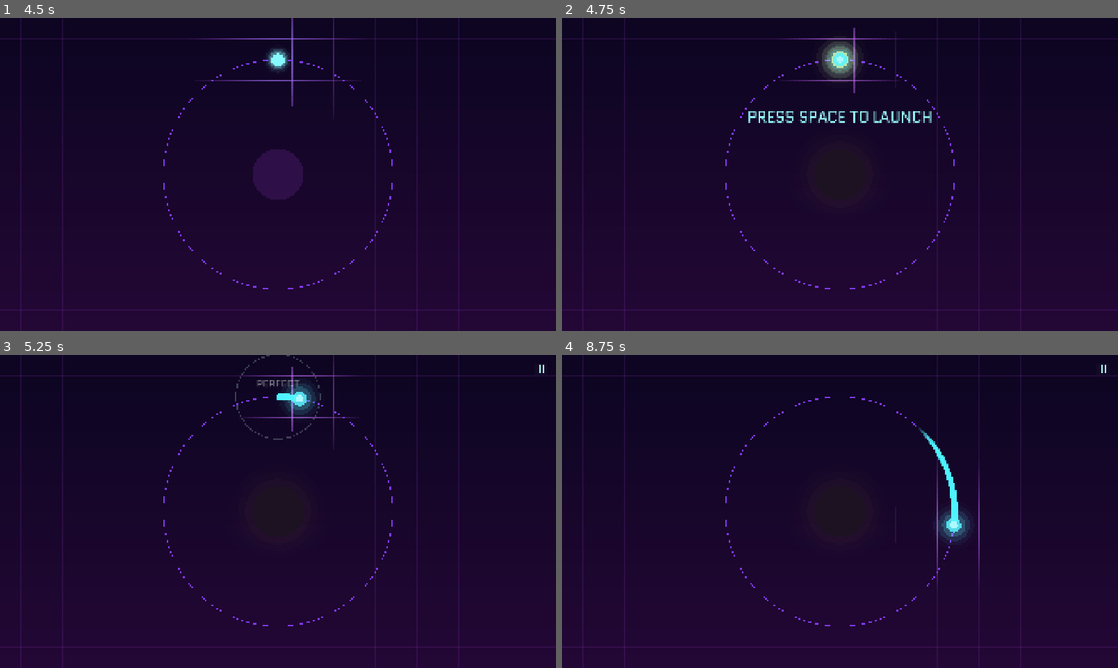
Above: before the commit, frames 1-4 (two rows, left to right).
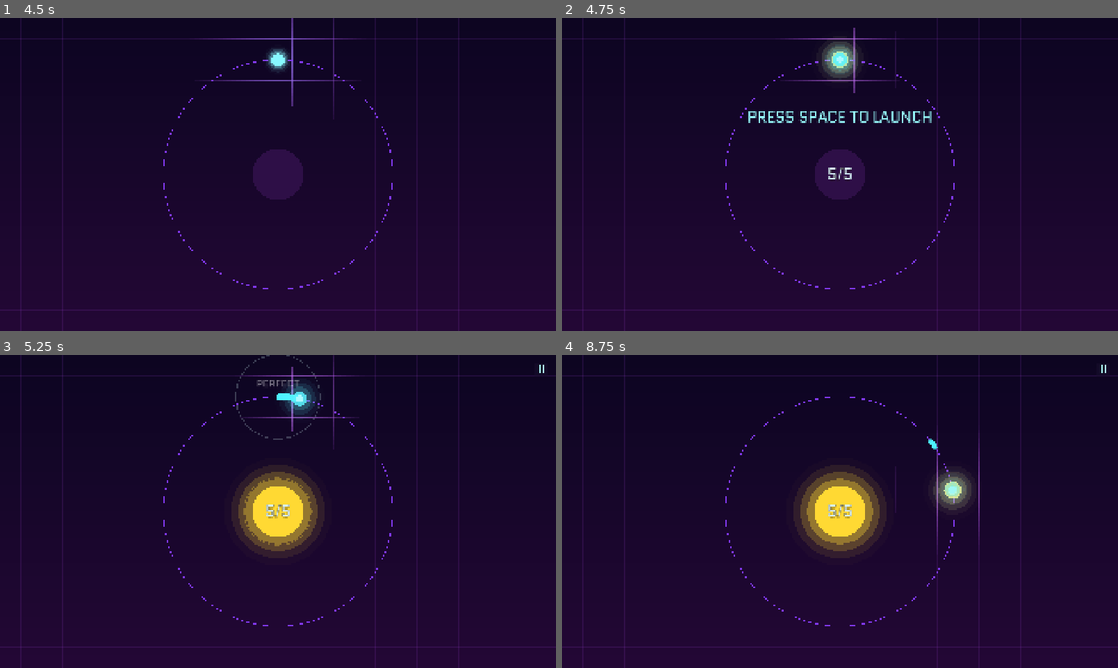
Above: after the commit, the same moments.

Repository: kjbrown-sandbox/juniper-dev-gamejam
Game: Godot game, scene res://MainMenu.tscn
Same seed, same stepped clock (60 frames per second), same inputs: the game is played once before the commit and once after it.
Inputs (mouse positions are in pixels of both pictures, inside the frame that each line leads up to):
- Up to frame 1 (4.5 s): click "PLAY" at 0.5 s; tap Enter at 1.25, 1.55, 2.1 s; move the mouse to (400, 158) at 1.27 s; hold Up 1.28-2.03 s; tap Y at 1.35 s; click (400, 158) at 1.42 s; tap Space at 1.52, 1.82, 2.27, 2.57, 3.77, 3.8, 4.07, 4.35 s; move the mouse to (166, 190) at 2.02 s; hold Down 2.03-2.78 s; tap Keypad Enter at 2.3, 2.85 s; move the mouse to (333, 105) at 2.77 s; hold Up 2.78-4.28 s; tap R at 3.05, 3.6 s; move the mouse to (250, 237) at 3.52 s; click (250, 237) at 3.67 s; move the mouse to (444, 221) at 4.27 s; hold Down from 4.28 s (still down)
- Up to frame 2 (4.75 s): keep holding Down; tap Space at 4.52 s; tap Y at 4.55 s
- Up to frame 3 (5.25 s): keep holding Down; tap Space at 4.82 s; move the mouse to (111, 464) at 5.02 s; tap Y at 5.1 s
- Up to frame 4 (8.75 s): tap Space at 5.27, 5.57, 6.77, 7.07, 7.25, 7.52, 7.55, 7.82, 8.27, 8.57 s; tap Enter at 5.3, 5.85 s; move the mouse to (867, 511) at 5.77 s; click (867, 511) at 5.92 s; tap Keypad Enter at 6.05, 6.6 s; move the mouse to (756, 433) at 6.52 s; release Down at 6.53 s; hold Up from 6.53 s (still down); tap R at 6.8, 7.35 s; move the mouse to (962, 495) at 7.27 s; move the mouse to (728, 527) at 8.02 s; tap F at 8.1 s; click (728, 527) at 8.17 s; tap Y at 8.3 s

Frame 1 is identical in both runs. In frame 2, 1.1% of the frame differs, in the area x 45-55%, y 42-58%; in frame 3, 2.8%; in frame 4, 4.3%, in the area x 42-76%, y 23-73%.

Commit message:
Balancing pass: free ring nav, combo multiplier, miss power-down, core flare
- Ring nav is interruptible — UP/DOWN retarget the glide from the moon's
  current radius instead of locking until it completes
- "+1 stardust" popup on square grab
- Combo is a straight push multiplier (1 + (combo-1)*0.25); breaks on a miss
- Miss = "MISS" + 1.5s power-down: moon emissions and tail cut, then ramp back
- Enemies are neon red and ping a red expanding ring once per second
- Core shows N/5 (centered, dark-outlined), tweens dead-purple -> bright yellow,
  and flares up from dead at launch with a light burst; health bar removed
- Nav hint raised clear of the ring, reordered to DOWN then UP

Co-Authored-By: Claude Opus 4.8 (1M context) <noreply@anthropic.com>

Diff:
--- a/Game.gd
+++ b/Game.gd
@@ -31,7 +31,7 @@
 @export var max_zoom := 2.2             # cap on zoom-in (lets the small inner ring fill the view)
 
 # ── Tail / speed ───────────────────────────────────────────
-@export var tail_life := 1.8            # seconds a tail particle lingers; sealing = lap within this time
+@export var tail_life := 2.2            # seconds a tail particle lingers; sealing = lap within this time
 @export var feed_up := 5.0              # +50% of base feed per Bigger-squares level (10->15->20->25)
 # (comet tail color now lives in the reskin palette: style.tail)
 @export var comet_emit_step := 0.04     # rad spacing between emitted tail particles
@@ -59,8 +59,11 @@
 @export var max_speed := 4000.0
 @export var boost_base := 100.0
 @export var boost_up := 0.5             # Boost-power upgrade multiplies boost_base by (1 + this)
-@export var combo_every := 3            # every Nth consecutive hit gives a combo boost
-@export var combo_boost_mult := 1.5     # that hit's boost is multiplied by this
+@export var combo_every := 3            # (unused) every Nth consecutive hit gave a combo boost
+@export var combo_boost_mult := 1.5     # (unused) that hit's boost was multiplied by this
+@export var combo_step := 0.25          # each combo above 1 adds this fraction to a light's boost (combo 3 = 1.5x)
+@export var powerdown_time := 1.5       # a MISS powers the moon down for this long (Space locked)
+@export var powerdown_dark := 1.0       # ...fully unlit for this long, then emissions ramp back to full
 @export var sealed_decay_mult := 0.5    # core decay on a SEALED ring is halved
 @export var base_decay := 15.0
 @export var whiff_slow := 0.85
@@ -70,7 +73,8 @@
 # ── Core / squares ─────────────────────────────────────────
 @export var core_start := 5.0
 @export var core_cap := 5.0
-@export var core_color_max := 80.0      # core value at which the core glows full light-color (the upgrade ceiling)
+@export var core_color_max := 80.0      # (unused) core value at which the core glowed full light-color
+@export var core_flare_time := 0.35     # at launch the dead core flares up to full over this long
 @export var feed_per_square := 5.0
 @export var material_max := 1             # squares on the ring (doubles per upgrade)
 @export var square_ready_time := 1.0      # s a freshly-spawned square fades in before it's grabbable
@@ -124,7 +128,7 @@
 var current_ring := 0
 var display_radius := 0.0
 var moving := false
-var move_from := 0
+var move_r0 := 0.0        # radius the current glide started from (lets UP/DOWN retarget mid-flight)
 var move_to := 0
 var move_t := 0.0
 var nav_hint_wait := false   # armed at first auto-launch; waiting for the glide to land
@@ -142,6 +146,7 @@
 var cum_angle := 0.0      # unwrapped accumulated rotation (drives the seal span)
 
 var core := 0.0
+var core_lit := 0.0       # 0 = dead-looking (menu hand-off), ramps to 1 as the core flares up at launch
 var inventory := 0        # carried squares = the economy wallet (capped by max_inventory)
 var asteroid_mats := 0
 var overflow_mult := 1    # credits per overflow square (+1 per Bigger-squares level)
@@ -165,6 +170,7 @@
 var confirm_reset := false   # R opens an "are you sure?" overlay before actually resetting
 var confirm_hit: Array = []  # clickable Yes/No regions in the confirm overlay
 var space_cd := 0.0
+var powerdown := 0.0     # seconds remaining in the post-MISS power-down (moon unlit, Space locked)
 var shop_open := false
 var shop_hit: Array = []   # clickable regions in the upgrade modal: { rect, action, list, idx }
 
@@ -309,9 +315,12 @@
 	current_ring = 0
 	display_radius = ring_r(0)
 	moving = false
+	move_r0 = ring_r(0)
 	move_t = 0.0
+	powerdown = 0.0
 	banner_timer = 0.0
 	core = core_start
+	core_lit = 0.0
 	inventory = 0
 	asteroid_mats = 0
 	lights.clear()
@@ -499,7 +508,7 @@
 
 
 func spawn_threat() -> void:
-	threats.append({ "angle": randf_range(-PI, PI), "radius": ring_r(unlocked - 1) + 80.0, "hp": threat_hp, "latched": false, "cd": 0.0 })
+	threats.append({ "angle": randf_range(-PI, PI), "radius": ring_r(unlocked - 1) + 80.0, "hp": threat_hp, "latched": false, "cd": 0.0, "beep": 0.0 })
 
 
 # ── Sealing / progression ──────────────────────────────────
@@ -526,7 +535,7 @@
 	flashes.append({ "pos": Vector2.ZERO, "life": 0.6, "r": ring_r(unlocked - 1) })   # light ring expanding out to the new ring
 	flashes.append({ "pos": mp, "life": 0.6, "r": 220.0 })                            # burst at the launch point
 	# Auto-launch onto the freshly opened ring, carrying momentum (no traverse_cost).
-	move_from = current_ring
+	move_r0 = display_radius
 	move_to = unlocked - 1
 	move_t = 0.0
 	moving = true
@@ -570,6 +579,7 @@
 		_tick_play(sim)
 
 	space_cd = maxf(0.0, space_cd - delta)
+	powerdown = maxf(0.0, powerdown - delta)
 	cam_focus = Vector2.ZERO
 	cam_zoom = 1.0
 	view_scale = lerpf(view_scale, desired_scale(), clampf(3.0 * delta, 0.0, 1.0))
@@ -594,6 +604,7 @@
 func _tick_play(sim: float) -> void:
 	if not started:
 		return   # parked at the top until the first SPACE launches us
+	core_lit = minf(1.0, core_lit + sim / maxf(0.01, core_flare_time))   # the launch flare brings the core alive
 	speed = clampf(speed - cur_decay() * sim, min_speed, max_speed)
 
 	# Blaster core drain.
@@ -614,7 +625,7 @@
 			if nav_hint_wait:
 				nav_hint_wait = false
 				nav_hint_show = true   # landed on the new outer ring — teach UP/DOWN
-		display_radius = lerpf(ring_r(move_from), ring_r(move_to), move_t)
+		display_radius = lerpf(move_r0, ring_r(move_to), move_t)
 	else:
 		display_radius = ring_r(current_ring)
 
@@ -624,10 +635,11 @@
 	angle = wrapf(angle + dlt, -PI, PI)
 	cum_angle += dlt
 	var nsub := clampi(int(dlt / comet_emit_step), 1, 60)
-	for s in range(1, nsub + 1):
-		var f := float(s) / float(nsub)
-		var aa := a0 + dlt * f
-		comet.append({ "pos": display_radius * Vector2(cos(aa), sin(aa)), "life": tail_life, "cum": (cum_angle - dlt) + dlt * f })
+	if powerdown <= 0.0:   # powered down by a MISS: stop trailing until the moon comes back (1.5s)
+		for s in range(1, nsub + 1):
+			var f := float(s) / float(nsub)
+			var aa := a0 + dlt * f
+			comet.append({ "pos": display_radius * Vector2(cos(aa), sin(aa)), "life": tail_life, "cum": (cum_angle - dlt) + dlt * f })
 	# Age particles. During a committed seal, FREEZE the oldest (anchor) and never pop it,
 	# so the moon is guaranteed to lap around and make contact (failsafe).
 	for i in range(comet.size()):
@@ -758,6 +770,11 @@
 	for t in threats:
 		if t.cd > 0.0:
 			t.cd -= sim
+		# Beep: a red ring pings out from the enemy once per second.
+		t.beep -= sim
+		if t.beep <= 0.0:
+			t.beep += 1.0
+			flashes.append({ "pos": ring_point(t.radius, t.angle), "life": 0.6, "r": 60.0, "col": style.threat_flying })
 		if not t.latched:
 			t.radius -= threat_speed * sim
 			if t.radius <= ring_r(0):
@@ -819,8 +836,9 @@
 
 	match k:
 		KEY_SPACE:
-			if phase == "play" and space_cd <= 0.0:
-				if not started:
+			if phase == "play" and space_cd <= 0.0 and powerdown <= 0.0:
+				var launching := not started
+				if launching:
 					started = true        # launch: kick off + the boost below
 					speed = start_speed
 					core = core_cap                 # the core is online from the first second
@@ -829,8 +847,17 @@
 					threat_timer = enemy_interval(0)
 					if not music.playing:
 						music.play()    # background music starts on the very first launch, then loops
-				if not try_boost():
-					space_cd = space_cd_time   # only rate-limit a MISS; a hit lets you go again
+					# Flare the core to life: an expanding yellow light ring + a burst from the core.
+					flashes.append({ "pos": Vector2.ZERO, "life": 0.6, "r": 160.0, "col": style.light_idle })
+					shake = minf(2.0, shake + 0.6)
+					for n in 16:
+						particles.append({ "pos": Vector2.ZERO, "vel": Vector2.from_angle(randf_range(-PI, PI)) * randf_range(120.0, 300.0), "life": randf_range(0.3, 0.6) })
+				if not try_boost() and not launching:
+					# A whiff powers the moon down (unlit, Space locked) and breaks the combo.
+					powerdown = powerdown_time
+					combo = 0
+					space_cd = space_cd_time
+					popups.append({ "pos": moon_world() + Vector2(0, -30), "text": "MISS", "life": 0.7, "size": 18 })
 		KEY_B:
 			# Material boost: spend a carried square for a soft (base, unupgraded) speed boost.
 			if phase == "play" and has_material_boost and inventory > 0:
@@ -899,17 +926,19 @@
 
 
 func traverse(dir: int) -> void:
-	if moving or sealing:
+	if sealing:
 		return
-	var target := clampi(current_ring + dir, 0, unlocked - 1)
-	if target == current_ring:
+	# Retarget freely, even mid-glide: base the step on where we're already headed.
+	var base := move_to if moving else current_ring
+	var target := clampi(base + dir, 0, unlocked - 1)
+	if target == base:
 		return
 	hub_pending = false   # leaving the hub cancels a pending shop
 	if dir > 0:
 		speed = maxf(min_speed, speed - traverse_cost)
 	else:
 		speed = minf(max_speed, speed + traverse_cost * 0.5)
-	move_from = current_ring
+	move_r0 = display_radius   # continue from the moon's actual radius, not a ring snap
 	move_to = target
 	move_t = 0.0
 	moving = true
@@ -922,7 +951,7 @@
 	spawn_square()   # replacement appears immediately (not grabbable until it fades in)
 	var mp := ring_point(ring_r(1), ma)
 	flashes.append({ "pos": mp, "life": 0.3 })
-	popups.append({ "pos": mp, "text": "+1", "life": 0.5, "size": 14 })
+	popups.append({ "pos": mp, "text": "+1 stardust", "life": 0.5, "size": 16 })
 
 
 func try_boost() -> bool:
@@ -1020,10 +1049,8 @@
 	var la: float = lights[li]
 	var q := clampf(1.0 - (display_radius * absf(wrapf(angle - la, -PI, PI))) / gate_dist, 0.0, 1.0)
 	combo += 1
-	var gain := boost_base * (0.5 + 0.5 * q)
-	if combo % combo_every == 0:   # every 3rd-in-a-row: a bonus boost
-		gain *= combo_boost_mult
-		popups.append({ "pos": ring_point(display_radius, la) + Vector2(0, -28), "text": "COMBO BOOST", "life": 1.0, "size": 26 })
+	# Combo is a straight multiplier on the push: each step above 1 adds combo_step (combo 3 = 1.5x).
+	var gain := boost_base * (0.5 + 0.5 * q) * (1.0 + float(combo - 1) * combo_step)
 	speed = minf(max_speed, speed + gain)
 	shake = minf(1.6, shake + 0.35 + 0.4 * q)
 	var lp := ring_point(display_radius, la)
@@ -1116,19 +1143,24 @@
 		col.a = style.tail.a * fa
 		draw_circle(c + cpos * z, comet_dot * z * (0.4 + 0.6 * fa), col)
 
-	# Core — a filled disc (no outline) whose color + emission ramp from the darkest background
-	# (low) up to the light's color at the ceiling (core_color_max), so it brightens/darkens with
-	# health. A rounded fill healthbar beneath shows current core / capacity.
+	# Core — a filled disc (no outline) whose color + emission ramp from the dead-core purple
+	# (low) up to the light's yellow (full), so it brightens/darkens with health. At launch it
+	# flares from dead → full (core_lit) so the menu's dead core comes alive instead of popping.
 	var pr := planet_draw_radius() * z
-	var energy := clampf(core / maxf(1.0, core_color_max), 0.0, 1.0)
+	var energy := clampf(core / maxf(1.0, core_cap), 0.0, 1.0) * core_lit   # full health = bright yellow + emission
 	for gi in range(5, 0, -1):
 		var lt := float(gi) / 5.0
 		var gc := style.light_idle
 		gc.a = energy * 0.55 * (1.0 - lt) * (1.0 - lt)   # strong emission only when energized
 		draw_circle(c, pr * (1.0 + 1.4 * lt), gc)
-	draw_circle(c, pr, style.bg_top.lerp(style.light_idle, energy))
-	if unlocked >= 2:
-		draw_fill_bar(c.x, c.y + pr + 18.0, 190.0, 16.0, clampf(core / maxf(0.01, core_cap), 0.0, 1.0), style.light_idle)
+	draw_circle(c, pr, style.planet_sick.lerp(style.light_idle, energy))   # dead = dark purple (matches the menu)
+	var ht_size := int(round(26.0 * ui_text_scale))
+	var ht_voff := (font.get_ascent(ht_size) - font.get_descent(ht_size)) * 0.5   # baseline → vertical center
+	var ht_pos := c + Vector2(-100.0, ht_voff)
+	var ht_str := "%d/%d" % [clampi(ceili(core), 0, int(core_cap)), int(core_cap)]
+	# Dark outline so the readout stays legible on the vibrant yellow core (and the dark dead core).
+	draw_string_outline(font, ht_pos, ht_str, HORIZONTAL_ALIGNMENT_CENTER, 200, ht_size, maxi(2, int(ht_size * 0.1)), Color(0.1, 0.07, 0.02, 0.9))
+	draw_string(font, ht_pos, ht_str, HORIZONTAL_ALIGNMENT_CENTER, 200, ht_size, style.core_text)
 
 	# Shop is blocked by living enemies: prompt above the planet while waiting at the hub.
 	if hub_pending and not shop_open and current_ring == 0 and not threats.is_empty():
@@ -1200,8 +1232,8 @@
 	for fl in flashes:
 		var fa := clampf(fl.life / 0.6, 0.0, 1.0)
 		var maxr: float = fl.get("r", 120.0)   # shockwaves pass a larger radius
-		var flcol := style.flash
-		flcol.a = style.flash.a * fa
+		var flcol: Color = fl.get("col", style.flash)   # enemy beeps pass their own (red) color
+		flcol.a *= fa
 		draw_arc(c + fl.pos * z, (1.0 - fa) * maxr + 6.0, 0.0, TAU, 32, flcol, 3.0)
 
 	# Flying star dust (feed animation).
@@ -1221,8 +1253,21 @@
 			draw_point_glow(c + tpos * z, 5.0 * z, style.square_ready)
 
 	# Moon (the comet head) — the same glowing point as the boost lights, but kept cyan.
+	# After a MISS it powers down: emissions cut for powerdown_dark, then ramp back to full.
 	var mpulse := 0.5 + 0.5 * sin(game_time * 4.0)
-	draw_point_glow(c + moon_world() * z, (moon_radius + 1.5 * mpulse) * z, style.moon_slow.lerp(style.moon_fast, t))
+	var moon_col := style.moon_slow.lerp(style.moon_fast, t)
+	var moon_pos := c + moon_world() * z
+	var emit := 1.0
+	if powerdown > 0.0:
+		var el := powerdown_time - powerdown   # seconds elapsed since the miss
+		emit = 0.0 if el < powerdown_dark else clampf((el - powerdown_dark) / maxf(0.01, powerdown_time - powerdown_dark), 0.0, 1.0)
+	var dim := moon_col
+	dim.a = 0.35   # a faint core dot so the moon never fully vanishes while powered down
+	draw_circle(moon_pos, moon_radius * 0.6 * z, dim)
+	if emit > 0.0:
+		var glow_col := moon_col
+		glow_col.a = moon_col.a * emit
+		draw_point_glow(moon_pos, (moon_radius + 1.5 * mpulse) * z, glow_col)
 
 	for pu in popups:
 		var qa := clampf(pu.life * 1.6, 0.0, 1.0)
@@ -1457,7 +1502,7 @@
 	# Resource readouts appear only once they matter: star dust at ring 2, star core at ring 3.
 	var res := ""
 	if unlocked >= 2:
-		res = "STAR DUST %d/%d" % [inventory, max_inventory]
+		res = "STARDUST %d/%d" % [inventory, max_inventory]
 	if unlocked >= 3:
 		res += "      COMETS %d" % asteroid_mats
 	if res != "":
@@ -1492,29 +1537,29 @@
 	elif banner_timer > 0.0:
 		dtext(font, sc + Vector2(-500, -180), banner_text, HORIZONTAL_ALIGNMENT_CENTER, 1000, 24, style.banner_info)
 
-	# One-time ring-nav hint — "PRESS [↑] AND [↓]" with the arrow icons standing in for the
+	# One-time ring-nav hint — "PRESS [↓] AND [↑]" with the arrow icons standing in for the
 	# words. Laid out by hand (text + icon + text + icon + text) and centered along the top.
 	if nav_hint_show:
 		var hfs := int(round(22.0 * ui_text_scale))
 		var hcol: Color = style.banner_info
-		var p_pre := "PRESS ["
-		var p_mid := "] AND ["
-		var p_end := "]"
+		var p_pre := "PRESS "
+		var p_mid := " AND "
+		var p_end := ""
 		var asc := font.get_ascent(hfs)
 		var isz := float(hfs) * 1.2   # arrow side ≈ text cap height
 		var w_pre := font.get_string_size(p_pre, HORIZONTAL_ALIGNMENT_LEFT, -1, hfs).x
 		var w_mid := font.get_string_size(p_mid, HORIZONTAL_ALIGNMENT_LEFT, -1, hfs).x
 		var w_end := font.get_string_size(p_end, HORIZONTAL_ALIGNMENT_LEFT, -1, hfs).x
 		var hx := sc.x - (w_pre + isz + w_mid + isz + w_end) * 0.5
-		var hbase := 60.0 + asc          # text baseline
-		var hmid := 60.0 + asc * 0.55    # icon vertical center, roughly on the text's midline
+		var hbase := 24.0 + asc          # text baseline (high, clear of the ring's top)
+		var hmid := 24.0 + asc * 0.55    # icon vertical center, roughly on the text's midline
 		draw_string(font, Vector2(hx, hbase), p_pre, HORIZONTAL_ALIGNMENT_LEFT, -1, hfs, hcol)
 		hx += w_pre
-		draw_icon(arrow_tex, Vector2(hx + isz * 0.5, hmid), isz, 0.0)
+		draw_icon(arrow_tex, Vector2(hx + isz * 0.5, hmid), isz, PI)   # DOWN first (players hit down to dive in)
 		hx += isz
 		draw_string(font, Vector2(hx, hbase), p_mid, HORIZONTAL_ALIGNMENT_LEFT, -1, hfs, hcol)
 		hx += w_mid
-		draw_icon(arrow_tex, Vector2(hx + isz * 0.5, hmid), isz, PI)
+		draw_icon(arrow_tex, Vector2(hx + isz * 0.5, hmid), isz, 0.0)   # then UP
 		hx += isz
 		draw_string(font, Vector2(hx, hbase), p_end, HORIZONTAL_ALIGNMENT_LEFT, -1, hfs, hcol)
 
@@ -1588,7 +1633,7 @@
 	draw_rect(Rect2(px - 3, py - 3, pw + 6, ph + 6), Color(0.45, 0.55, 0.75))   # border
 	draw_rect(Rect2(px, py, pw, ph), Color(0.09, 0.10, 0.14, 0.99))
 	draw_string(font, Vector2(px, py + 48), "UPGRADES", HORIZONTAL_ALIGNMENT_CENTER, pw, 36, Color(1, 1, 0.8))
-	draw_string(font, Vector2(px, py + 88), "STAR DUST %d/%d        COMETS %d        CORE %d/%d" % [inventory, max_inventory, asteroid_mats, int(core), int(core_cap)],
+	draw_string(font, Vector2(px, py + 88), "STARDUST %d/%d        COMETS %d        CORE %d/%d" % [inventory, max_inventory, asteroid_mats, int(core), int(core_cap)],
 		HORIZONTAL_ALIGNMENT_CENTER, pw, 22, Color(0.78, 0.85, 0.95))
 
 	var y := py + head_h
--- a/styles/standard.tres
+++ b/styles/standard.tres
@@ -31,8 +31,8 @@
 square_ready = Color(0.74, 0.42, 1.0, 1)
 asteroid = Color(0.3, 0.95, 1.0, 1)
 asteroid_text = Color(0.85, 1.0, 1.0, 1)
-threat_flying = Color(0.5, 0.22, 0.92, 1)
-threat_latched = Color(0.65, 0.32, 1.0, 1)
+threat_flying = Color(1.0, 0.2, 0.25, 1)
+threat_latched = Color(1.0, 0.35, 0.35, 1)
 threat_text = Color(0.9, 0.85, 1.0, 1)
 light_idle = Color(1.0, 0.85, 0.2, 1)
 light_dying = Color(0.95, 0.55, 0.15, 1)
Not shown, changed: DESIGN_LOG.md
